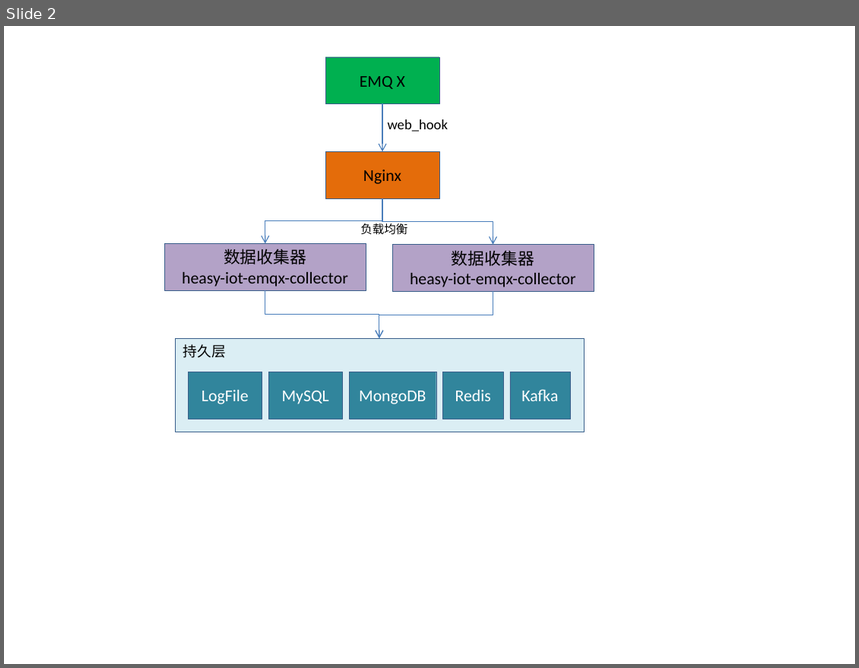
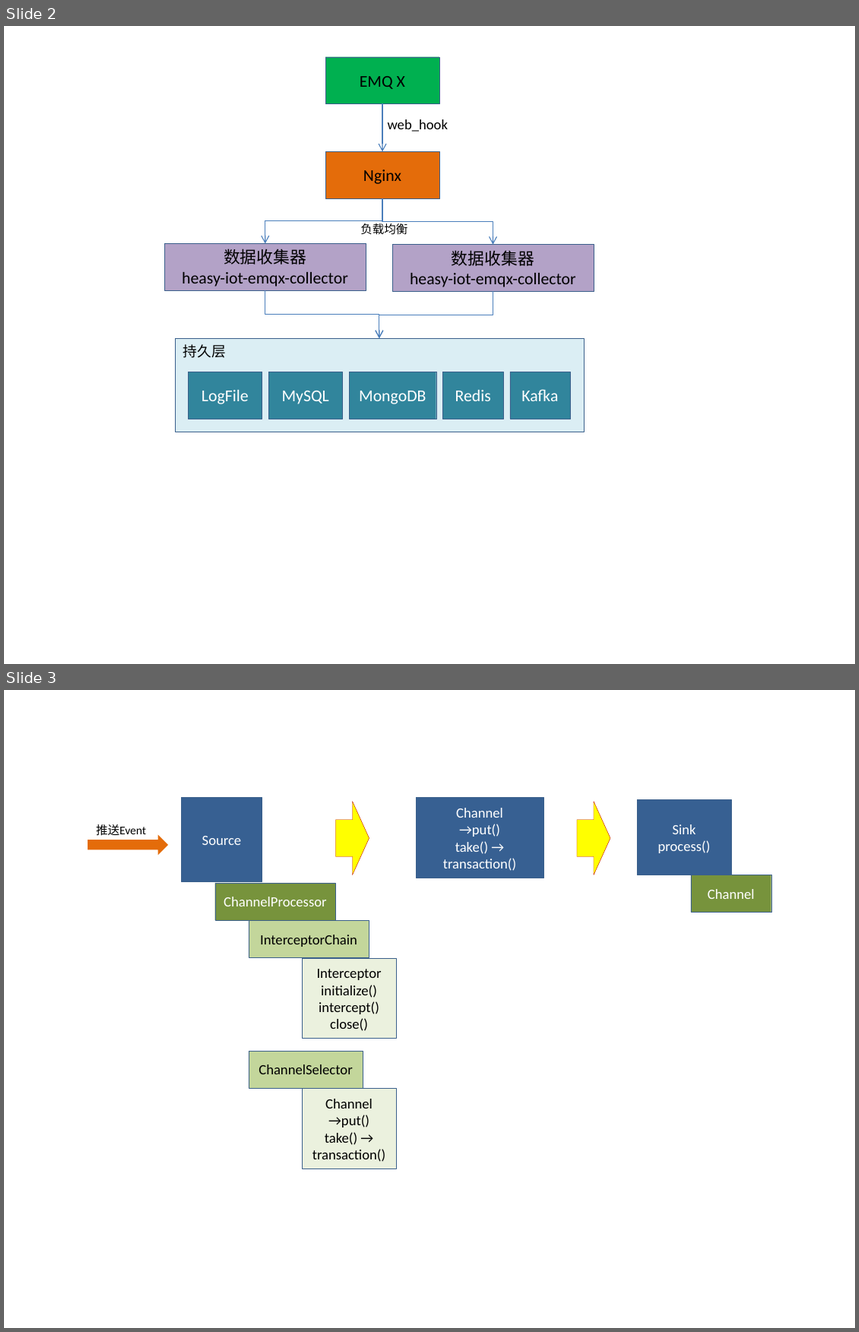
Before and after one commit to bellmit/heasy-iot, a slide deck: heasy-iot-emqx-collector/doc/数据收集和分发的架构图.pptx. Shown one above the other, each under a label of ours: slide 2 before the commit, slides 2 and 3 after it. The pictures are 859x668 and 859x1332 pixels, drawn with LibreOffice and Linux fonts; fonts in the diff are those of the drawing. Boxes give left, top, right and bottom in pixels: in the first picture for what was removed or moved away, otherwise in the second. Text is boxed around its words. In the diff, an @@ line names an element or a change of style, - is before the commit and + after.

```diff
--- a/heasy-iot-emqx-collector/doc/数据收集和分发的架构图.pptx
+++ b/heasy-iot-emqx-collector/doc/数据收集和分发的架构图.pptx
@@ slide 3 added at (4,690,855,1328), background #FFFFFF @@
@@ rectangle added at (182,797,262,882), fill #376092, outline #3A5F8C 0.25 pt, 12 pt, text #FFFFFF @@
+Source
@@ right arrow added at (336,802,369,875), fill #FFFF00, outline #C00000 0.25 pt @@
@@ rectangle added at (416,797,544,877), fill #376092, outline #3A5F8C 0.25 pt, 12 pt, text #FFFFFF @@
+Channel
+→put()
+take() →
+transaction()
@@ right arrow added at (577,802,610,875), fill #FFFF00, outline #C00000 0.25 pt @@
@@ rectangle added at (637,799,731,875), fill #376092, outline #3A5F8C 0.25 pt, 12 pt, text #FFFFFF @@
+Sink
+process()
@@ text added at (96,825,146,836), 10 pt, text #000000 @@
+推送Event
@@ right arrow added at (88,834,167,855), fill #E46C0A @@
@@ rectangle added at (215,883,336,921), fill #77933C, outline #3A5F8C 0.25 pt, 12 pt, text #FFFFFF @@
+ChannelProcessor
@@ rectangle added at (691,875,771,913), fill #77933C, outline #3A5F8C 0.25 pt, 12 pt, text #FFFFFF @@
+Channel
@@ rectangle added at (248,921,369,958), fill #C3D69B, outline #3A5F8C 0.25 pt, 12 pt, text #000000 @@
+InterceptorChain
@@ rectangle added at (302,958,395,1038), fill #EBF1DE, outline #3A5F8C 0.25 pt, 12 pt, text #000000 @@
+Interceptor
+initialize()
+intercept()
+close()
@@ rectangle added at (248,1051,363,1088), fill #C3D69B, outline #3A5F8C 0.25 pt, 12 pt, text #000000 @@
+ChannelSelector
@@ rectangle added at (302,1088,395,1168), fill #EBF1DE, outline #3A5F8C 0.25 pt, 12 pt, text #000000 @@
+Channel
+→put()
+take() →
+transaction()
```
Also in this commit, not shown: 35 other files.
